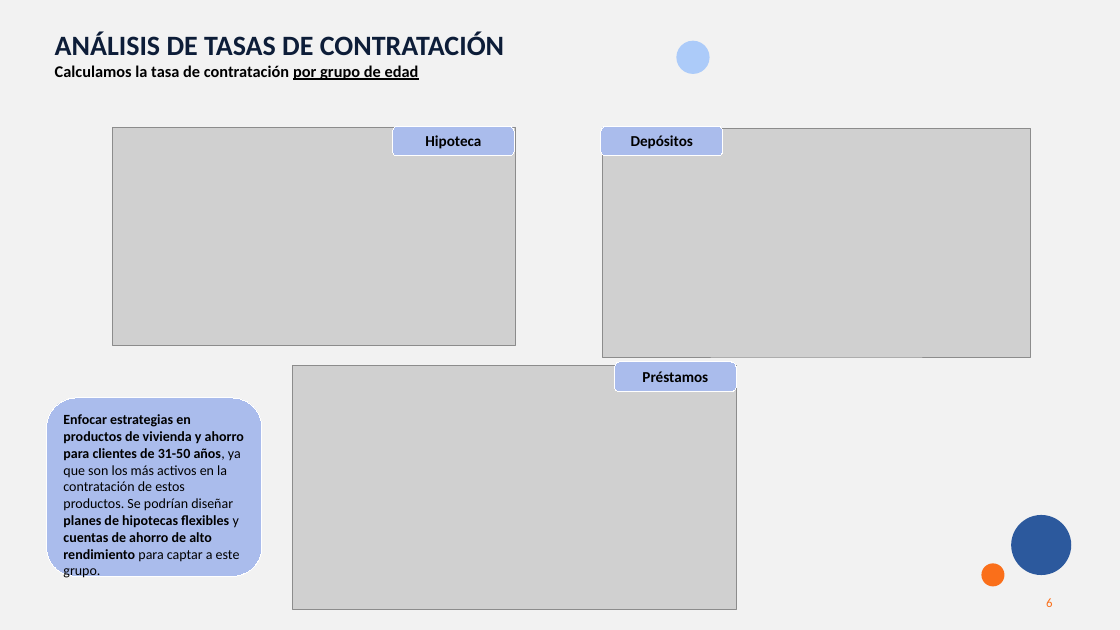
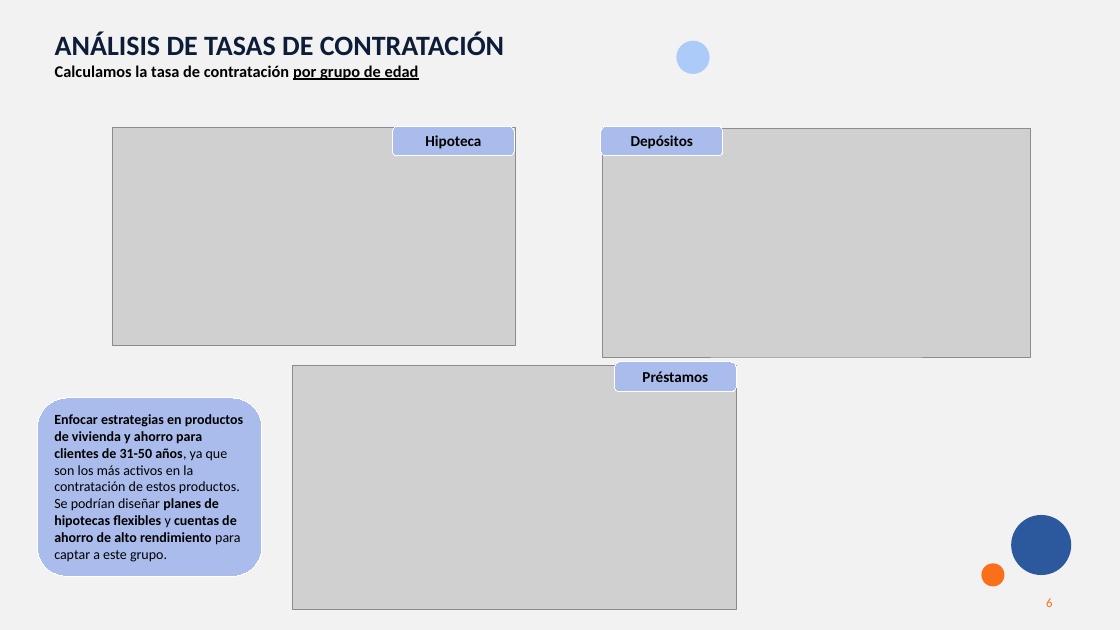
Before and after one commit to MarinaTorba/PersonalDataProrjects, a slide deck: slide 6 of Equip_B/results/D1_presentacion_Cliente.pptx. Drawn at 1120x630 pixels with LibreOffice and Linux fonts; fonts in the diff are those of the drawing; grey boxes stand for pictures. Boxes give left, top, right and bottom in pixels: in the first picture for what was removed or moved away, otherwise in the second. Text is boxed around its words. In the diff, an @@ line names an element or a change of style, - is before the commit and + after.

```diff
--- a/Equip_B/results/D1_presentacion_Cliente.pptx
+++ b/Equip_B/results/D1_presentacion_Cliente.pptx
@@ rounded rectangle "Enfocar estrategias en productos de ...": place and size @@
-rounded rectangle "Enfocar estrategias en productos de ..." at [46, 398, 262, 576]
+rounded rectangle "Enfocar estrategias en productos de ..." at [37, 398, 261, 576]
```
Also in this commit, not shown: 21 other slides changed, 1 slide removed.
